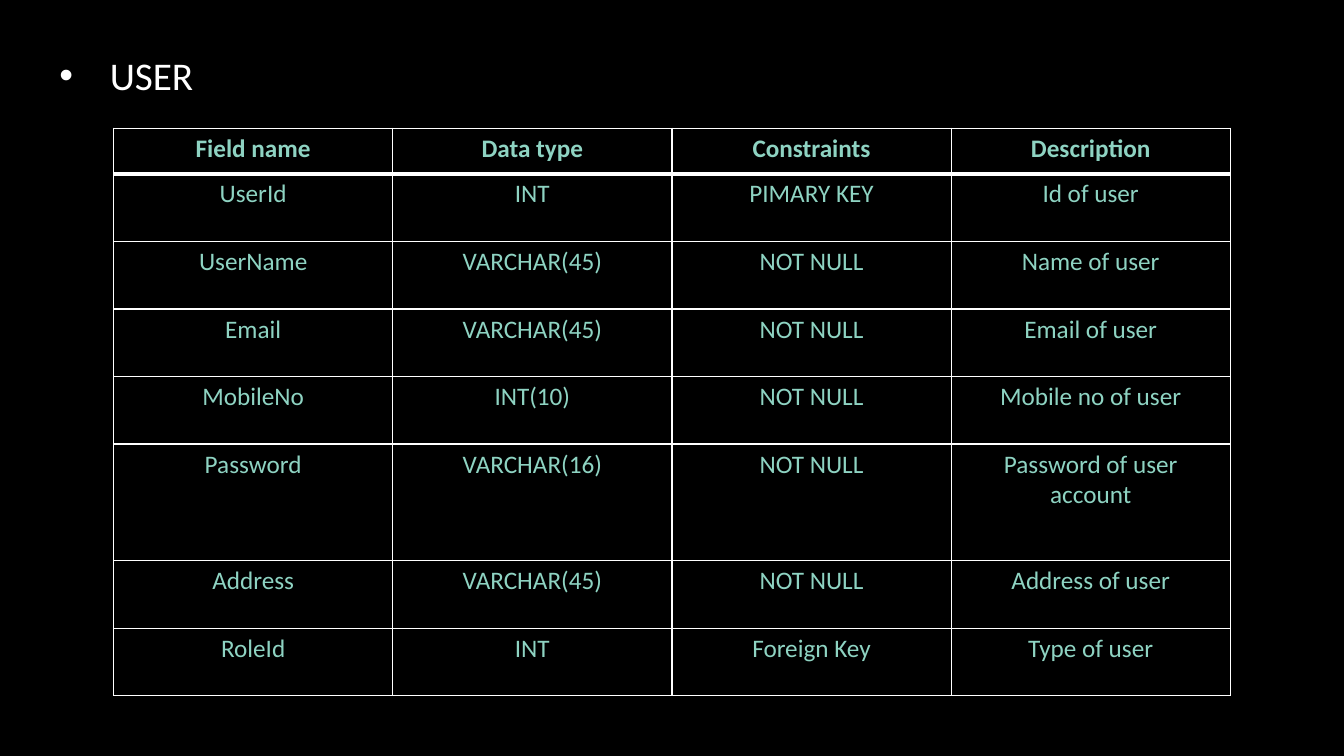
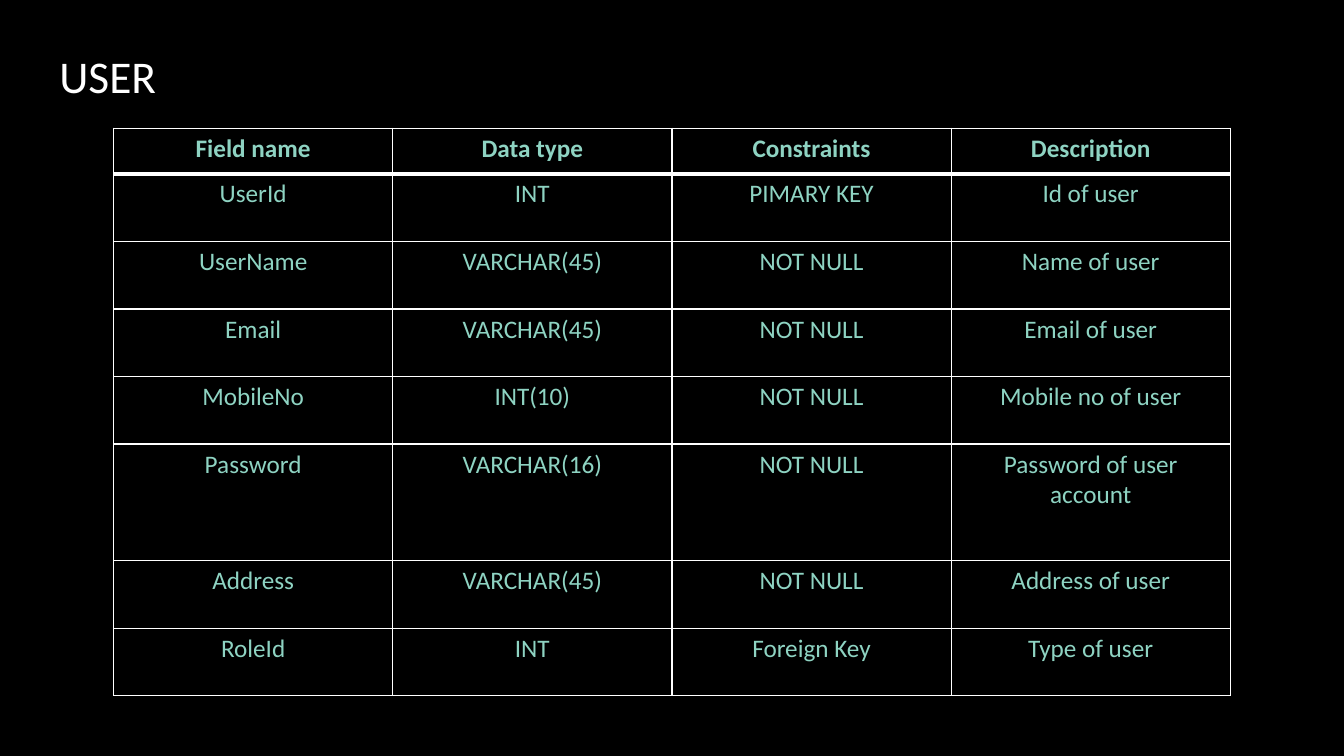
Before and after one commit to harshil037/carrent, a slide deck: slide 12 of Car rental system (2).pptx (slide 14 before the commit). Drawn at 1344x756 pixels with LibreOffice and Linux fonts; fonts in the diff are those of the drawing; background and template pictures are left out. Boxes give left, top, right and bottom in pixels: in the first picture for what was removed or moved away, otherwise in the second. Text is boxed around its words. In the diff, an @@ line names an element or a change of style, - is before the commit and + after.

```diff
--- a/Car rental system (2).pptx
+++ b/Car rental system (2).pptx
@@ title "USER" at [59,63,156,94]: size 28 to 32.4 pt; bullet • to none @@
```
Also in this commit, not shown: 6 other slides changed, 1 slide added, 3 slides removed, 5 other files.
